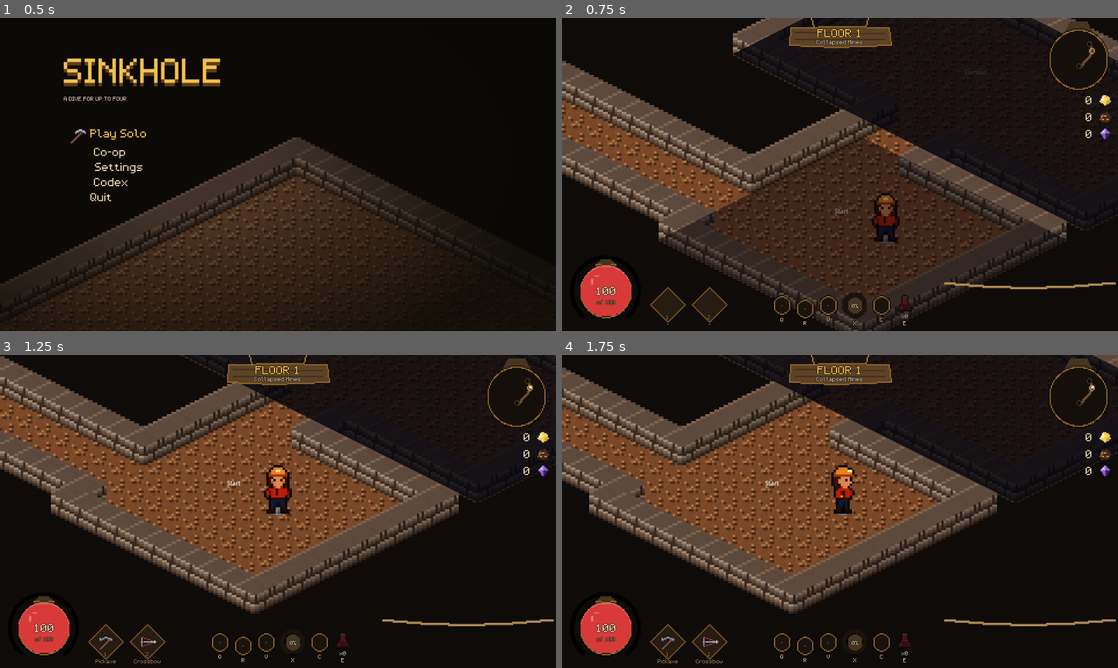
Above: before the commit, frames 1-4 (two rows, left to right).
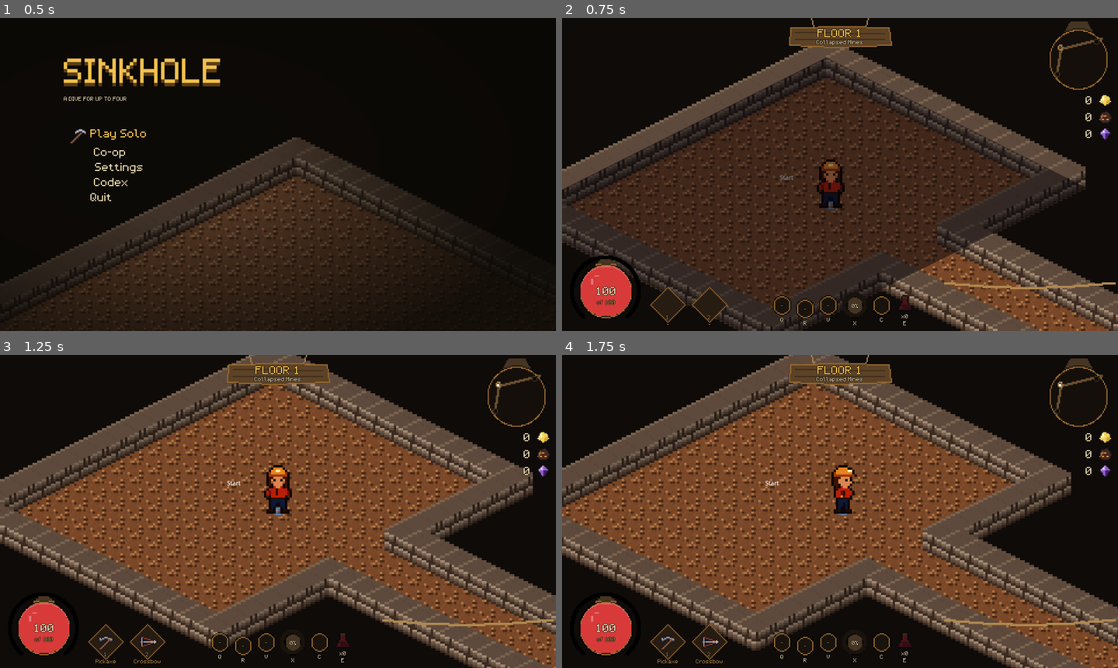
Above: after the commit, the same moments.

Repository: dsdocai-ops/terra-project
Game: Godot game, scene res://scenes/main/main.tscn
Same seed, same stepped clock (60 frames per second), same inputs: the game is played once before the commit and once after it.
Inputs (mouse positions are in pixels of both pictures, inside the frame that each line leads up to):
- Up to frame 1 (0.5 s): no input
- Up to frame 2 (0.75 s): click "Play Solo" at 0.5 s
- Up to frame 3 (1.25 s): no input
- Up to frame 4 (1.75 s): tap Enter (ui_accept) at 1.25, 1.52 s; move the mouse to (962, 495) at 1.27 s; hold D (move_right) from 1.28 s (still down); hold F (interact) from 1.28 s (still down); click (962, 495) at 1.42 s

Frame 1 is identical in both runs. In frame 2, 46% of the frame differs, in the area x 0-100%, y 0-100%; in frame 3, 48%; in frame 4, 47%.

Commit message:
feat(floor-generation): bigger rooms, wider room gap, full hallway corners; drop lobby address entry
Co-Authored-By: Claude Sonnet 5.5 <noreply@anthropic.com>

Diff:
--- a/data/biomes/collapsed_mines.tres
+++ b/data/biomes/collapsed_mines.tres
@@ -5,8 +5,8 @@
 [resource]
 script = ExtResource("1_biome")
 biome_index = 1
-room_size_min = Vector2i(9, 7)
-room_size_max = Vector2i(17, 13)
+room_size_min = Vector2i(12, 10)
+room_size_max = Vector2i(22, 16)
 lore_floor = 4
 tint = Color(1, 0.92, 0.8, 1)
 id = &"collapsed_mines"
--- a/scenes/main/lobby_menu.gd
+++ b/scenes/main/lobby_menu.gd
@@ -1,7 +1,7 @@
 class_name LobbyMenu
 extends Control
 ## The co-op lobby: a list of servers found on the local network with Join
-## buttons, a join-by-address row, and a host form with a server name and an
+## buttons and a host form with a server name and an
 ## optional password. Owned by ui-hud. Sync: none; it only gathers input and
 ## emits it, `main.gd` talks to NetworkManager.
 ## Built in code (like the other menu screens it matches in look): the node
@@ -26,7 +26,6 @@
 var _rows: VBoxContainer = null
 var _empty_label: Label = null
 var _scan_label: Label = null
-var _address_field: LineEdit = null
 var _name_field: LineEdit = null
 var _no_password_box: CheckBox = null
 var _password_field: LineEdit = null
@@ -49,11 +48,9 @@
 	hide()
 
 
-## Shows the lobby and starts looking for servers. `address` pre-fills the
-## join-by-address field.
+## Shows the lobby and starts looking for servers. `address` is ignored: the
+## lobby has no address entry, servers are picked from the list.
 func open(address: String = "") -> void:
-	if not address.is_empty():
-		_address_field.text = address
 	_status.text = ""
 	_host_error.text = ""
 	_prompt.hide()
@@ -233,7 +230,7 @@
 	_rows = VBoxContainer.new()
 	_rows.add_theme_constant_override("separation", 4)
 	holder.add_child(_rows)
-	_empty_label = _label("No servers found. Host one, or join by address below.", MUTED)
+	_empty_label = _label("No servers found. Host one, or press Refresh.", MUTED)
 	_empty_label.autowrap_mode = TextServer.AUTOWRAP_WORD_SMART
 	holder.add_child(_empty_label)
 	_status = _label("", DANGER)
@@ -241,11 +238,9 @@
 	var join_row := HBoxContainer.new()
 	join_row.add_theme_constant_override("separation", 6)
 	column.add_child(join_row)
-	_address_field = _field("192.168.1.20")
-	_address_field.size_flags_horizontal = Control.SIZE_EXPAND_FILL
-	_address_field.text_submitted.connect(func(_t: String) -> void: _on_join_address())
-	join_row.add_child(_address_field)
-	join_row.add_child(_button("Join address", _on_join_address))
+	var spacer := Control.new()
+	spacer.size_flags_horizontal = Control.SIZE_EXPAND_FILL
+	join_row.add_child(spacer)
 	join_row.add_child(_button("Refresh", _on_refresh))
 	join_row.add_child(_button("Back", _on_back))
 	return panel
@@ -349,13 +344,6 @@
 	join_requested.emit(info.address, info.port, "")
 
 
-func _on_join_address() -> void:
-	var target: Dictionary = parse_address(_address_field.text)
-	if not NetworkManager.looks_like_address(String(target["address"])):
-		_status.text = "Enter the host's address, like 192.168.1.20."
-		return
-	_status.text = ""
-	join_requested.emit(String(target["address"]), int(target["port"]), "")
 
 
 func _on_prompt_join() -> void:
--- a/scripts/data/biome_data.gd
+++ b/scripts/data/biome_data.gd
@@ -15,8 +15,8 @@
 ## 1..6, the same value as RunState.biome_index.
 @export var biome_index: int = 1
 ## Smallest and largest room in tiles (SPEC-floor-generation default 9x7..17x13).
-@export var room_size_min: Vector2i = Vector2i(9, 7)
-@export var room_size_max: Vector2i = Vector2i(17, 13)
+@export var room_size_min: Vector2i = Vector2i(12, 10)
+@export var room_size_max: Vector2i = Vector2i(22, 16)
 ## The floor within this biome (1..5) that holds the LORE room.
 @export var lore_floor: int = 4
 ## EnemyData the spawn director draws from; empty falls back to the code pool.
--- a/scripts/generation/floor_generator.gd
+++ b/scripts/generation/floor_generator.gd
@@ -21,7 +21,7 @@
 const GRID: int = 96
 const MIN_ROOMS: int = 8
 const MAX_ROOMS: int = 14
-const ROOM_GAP: int = 2
+const ROOM_GAP: int = 4
 const EDGE_MARGIN: int = 3
 const CORRIDOR_HALF: int = 1
 const MAX_FLOOR_ATTEMPTS: int = 20
@@ -179,7 +179,7 @@
 	var rects: Array[Rect2i] = []
 	for row: int in 3:
 		for col: int in 3:
-			rects.append(Rect2i(8 + col * 28, 8 + row * 28, 9, 7))
+			rects.append(Rect2i(8 + col * 28, 8 + row * 28, 12, 10))
 	return rects
 
 
@@ -359,6 +359,7 @@
 			if y == to.y:
 				break
 			y += step_y
+		_carve_corner(cells, Vector2i(to.x, from.y))
 	var ordered: Array[Vector2i] = []
 	for y: int in GRID:
 		for x: int in GRID:
@@ -438,3 +439,13 @@
 	for modifier: int in layout.modifiers:
 		acc = (acc * 43 + modifier) % (HASH_MIX * HASH_MIX)
 	return absi(acc)
+
+
+## Fills the full square where a corridor turns, so the outer corner is not
+## pushed in by one tile (the two slices alone leave that cell out).
+static func _carve_corner(cells: Dictionary[Vector2i, bool], centre: Vector2i) -> void:
+	for dx: int in range(-CORRIDOR_HALF, CORRIDOR_HALF + 1):
+		for dy: int in range(-CORRIDOR_HALF, CORRIDOR_HALF + 1):
+			var cell: Vector2i = centre + Vector2i(dx, dy)
+			if cell.x >= 1 and cell.y >= 1 and cell.x < GRID - 1 and cell.y < GRID - 1:
+				cells[cell] = true
--- /dev/null
+++ b/tests/unit/test_floor_geometry.gd
@@ -0,0 +1,38 @@
+extends GutTest
+## Room size, spacing and corridor corners from FloorGenerator.
+
+const SEEDS: Array[int] = [1, 7, 42, 1234, 99991]
+
+
+func _layout(run_seed: int, floor_index: int = 1) -> FloorLayout:
+	return FloorGenerator.generate(run_seed, floor_index, BiomeData.for_index(1), [])
+
+
+func test_rooms_never_overlap_and_keep_the_gap() -> void:
+	for run_seed: int in SEEDS:
+		var layout: FloorLayout = _layout(run_seed)
+		for a: int in layout.rooms.size():
+			for b: int in range(a + 1, layout.rooms.size()):
+				var grown: Rect2i = layout.rooms[a].rect.grow(FloorGenerator.ROOM_GAP)
+				assert_false(grown.intersects(layout.rooms[b].rect), "seed %d rooms %d/%d too close" % [run_seed, a, b])
+
+
+func test_rooms_are_at_least_the_biome_minimum() -> void:
+	var biome: BiomeData = BiomeData.for_index(1)
+	for run_seed: int in SEEDS:
+		for room: RoomSpec in _layout(run_seed).rooms:
+			assert_gte(room.rect.size.x, 9)
+			assert_gte(room.rect.size.y, 7)
+	assert_gte(biome.room_size_min.x, 12, "rooms were enlarged")
+
+
+func test_corridor_turns_have_a_full_corner() -> void:
+	var cells: Dictionary[Vector2i, bool] = {}
+	var rects: Array[Rect2i] = [Rect2i(10, 10, 6, 6), Rect2i(40, 40, 6, 6)]
+	var carved: Array[Vector2i] = FloorGenerator._carve_corridors(rects, [Vector2i(0, 1)])
+	for cell: Vector2i in carved:
+		cells[cell] = true
+	# Room 0 centre (13, 13), room 1 centre (43, 43): the turn is at (43, 13).
+	for dx: int in range(-1, 2):
+		for dy: int in range(-1, 2):
+			assert_true(cells.has(Vector2i(43 + dx, 13 + dy)), "corner cell %d,%d" % [dx, dy])
